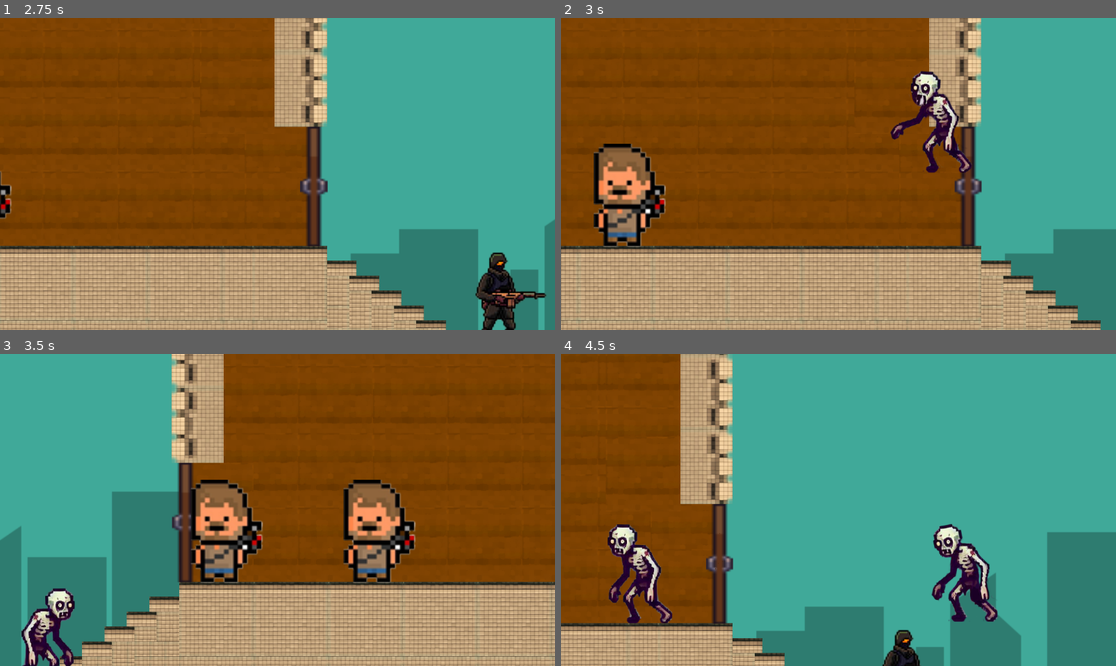
Above: before the commit, frames 1-4 (two rows, left to right).
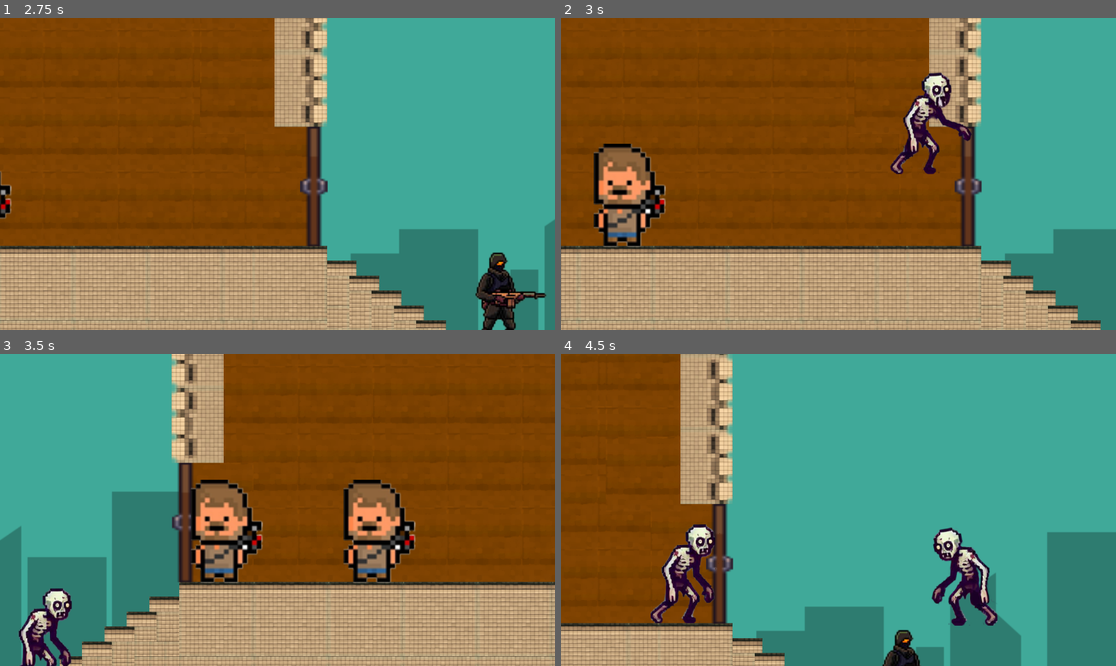
Above: after the commit, the same moments.

Repository: PlayableGIT/Gen_Z
Game: Godot game, scene res://Screens/Main_menu.tscn
Same seed, same stepped clock (60 frames per second), same inputs: the game is played once before the commit and once after it.
Inputs (mouse positions are in pixels of both pictures, inside the frame that each line leads up to):
- Up to frame 1 (2.75 s): click "Play" at 0.5 s; move the mouse to (399, 158) at 1.27 s; hold Right (ui_right) from 1.28 s (still down); click (399, 158) at 1.35 s; tap Up (ui_up) at 1.52, 2.27 s; move the mouse to (166, 189) at 2.02 s; right-click (166, 189) at 2.1 s
- Up to frame 2 (3 s): move the mouse to (894, 105) at 2.77 s; release Right (ui_right) at 2.78 s; hold Left (ui_left) from 2.78 s (still down); click (894, 105) at 2.85 s
- Up to frame 3 (3.5 s): keep holding Left (ui_left)
- Up to frame 4 (4.5 s): move the mouse to (810, 572) at 3.52 s; release Left (ui_left) at 3.53 s; hold Right (ui_right) from 3.53 s (still down); right-click (810, 572) at 3.6 s; tap Up (ui_up) at 3.77 s; move the mouse to (1005, 556) at 4.27 s; click (1005, 556) at 4.35 s

Frame 1 is identical in both runs. In frame 2, 2.4% of the frame differs, in the area x 59-74%, y 16-51%; in frame 3, 1.2%; in frame 4, 5.0%, in the area x 8-79%, y 54-88%.

Commit message:
MOVEMENT UPGRADE 0.2
DZIAŁA KURWAAAAAAAAA

Diff:
--- a/Scripts/zombie.gd
+++ b/Scripts/zombie.gd
@@ -21,13 +21,15 @@
 func _physics_process(delta: float) -> void:
 	#grawitacja
 	var survivor = get_tree().get_nodes_in_group("survivor")
-	var survivor_search = survivor[0]
-	var survivor_position = survivor_search.position
-	var surv_vect = Vector2(survivor_search.position.x, survivor_search.position.y)
-	var surv_dist = position.distance_to(surv_vect)
-	print(surv_dist)
-	print(survivor.size())
-	print(survivor_search)
+	#var survivor_search = survivor[0]
+	#var survivor_position = survivor_search.position
+	#var surv_vect = Vector2(survivor_search.position.x, survivor_search.position.y)
+	#var surv_dist = position.distance_to(surv_vect)
+
+	print(get_closest_player_or_null())
+	#print(surv_dist)
+	#print(survivor.size())
+	#print(survivor_search)
 
 	if not is_on_floor():
 		velocity += get_gravity() * 50 * delta
@@ -49,16 +51,30 @@
 		print("Zombie has been killed!")
 		self.queue_free()
 
-
-
-
 func moveCharacter():
 	#powolanie survivora
-	var survivor = get_tree().get_nodes_in_group("survivor")
-	var survivor_search = survivor[0]
+	#var survivor = get_tree().get_nodes_in_group("survivor")
+	#var survivor_search = survivor[0]
+	#var survivor_position = survivor_search.position
+
+	#var surv_vect = Vector2(survivor_search.position.x, survivor_search.position.y)
+	#var surv_dist = position.distance_to(surv_vect)
+	#print(surv_dist)
+	#print(survivor.size())
+	#print(survivor_search)
+
+	#for x in survivor.size():
+		#survivor_search = survivor[x]
+		#survivor_position = survivor_search.position
+		#var surv_vect = Vector2(survivor_search.position.x, survivor_search.position.y)
+		#var surv_dist = position.distance_to(surv_vect)
+		#var matrix = [surv_dist]
+		#print(surv_dist)
+	var closest = get_closest_player_or_null()
+
 	#var player = get_parent().find_child("Survivor")
 	#kierunek
-	direction = global_position.direction_to(survivor_search.global_position)
+	direction = global_position.direction_to(closest.global_position)
 
 	#predkosc w kierunku
 	velocity = direction.normalized() * speed
@@ -97,6 +113,8 @@
 		health = health - rng_damage
 		print("Zombie took ", rng_damage, " damage! Health: ", health)
 
+func _closest_survivor() -> void:
+	pass
 
 func _on_attack_cooldown_timeout() -> void:
 	survivor_attack_cooldown = true
@@ -106,6 +124,18 @@
 	if body.has_method("survivor_gun"):
 		survivor_in_gun_range = true
 
+func get_closest_player_or_null():
+	var all_players = get_tree().get_nodes_in_group("survivor")
+	var closest_player = null
+
+	if(all_players.size()>0):
+		closest_player = all_players[0]
+		for player in all_players:
+			var distance_to_this_player = global_position.distance_squared_to(player.global_position)
+			var distance_to_closest_player = global_position.distance_squared_to(closest_player.global_position)
+			if (distance_to_this_player < distance_to_closest_player):
+				closest_player = player
+	return closest_player
 
 func _on_gun_area_body_exited(body: Node2D) -> void:
 	if body.has_method("survivor_gun"):
Not shown: 2 places in Screens/scena.tscn that only renumber resources
